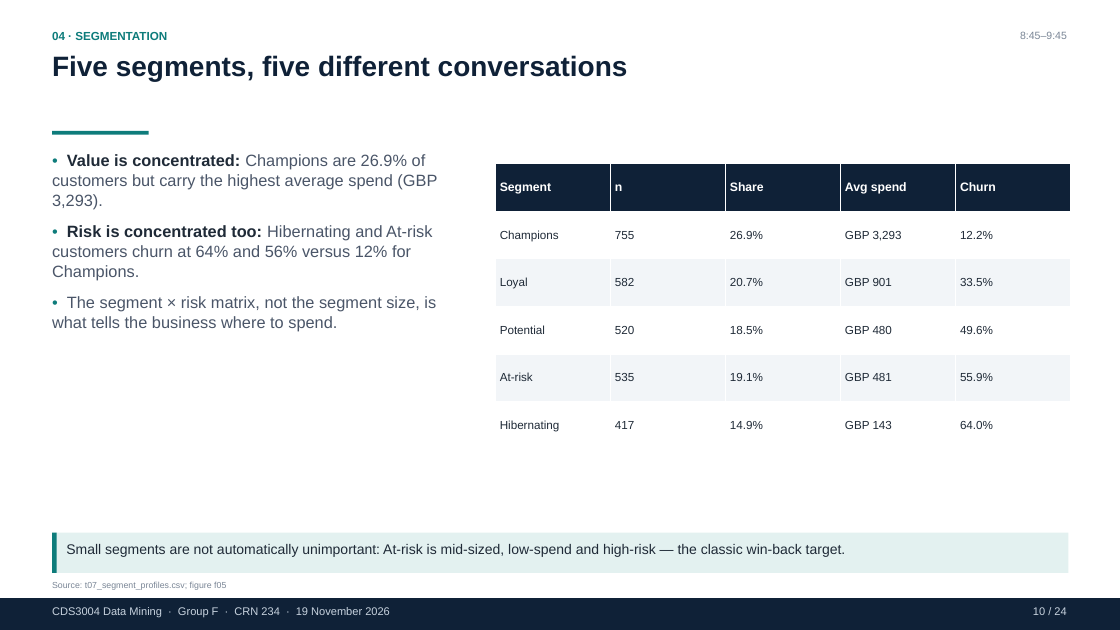
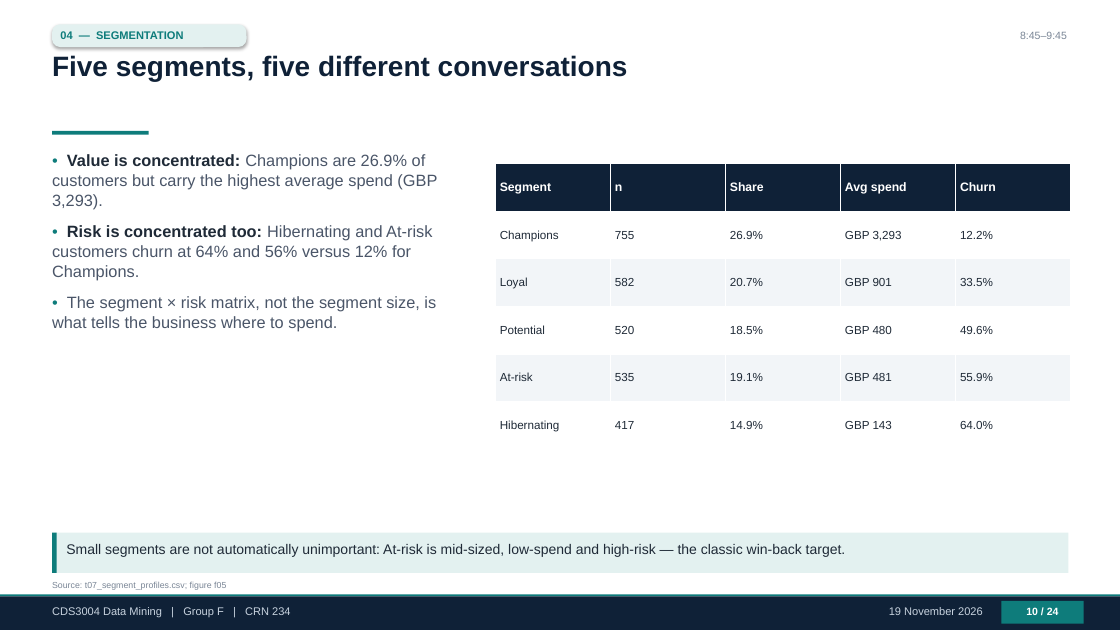
Before and after one commit to AaaaaronLIN/CDS3004_online_retail, a slide deck: slide 10 of presentation/CDS3004_GroupF_CRN234_Slides.pptx. Drawn at 1120x630 pixels with LibreOffice and Linux fonts; fonts in the diff are those of the drawing. Boxes give left, top, right and bottom in pixels: in the first picture for what was removed or moved away, otherwise in the second. Text is boxed around its words. In the diff, an @@ line names an element or a change of style, - is before the commit and + after.

Commit message:
style(deck): clean footer separators and add section chips

```diff
--- a/presentation/CDS3004_GroupF_CRN234_Slides.pptx
+++ b/presentation/CDS3004_GroupF_CRN234_Slides.pptx
@@ rounded rectangle added at [52,24,246,47], fill #E3F1F0 @@
@@ text at [60,31,183,39]: text changed; size 10 to 9.5 pt @@
-04 · SEGMENTATION
+04 — SEGMENTATION
@@ rectangle added at [0,595,1120,597], fill #0E7C7B @@
@@ text at [52,607,290,617]: text changed @@
-CDS3004 Data Mining · Group F · CRN 234 · 19 November 2026
+CDS3004 Data Mining | Group F | CRN 234
@@ text added at [889,607,983,615], 9.5 pt, text #C7D2DE @@
+19 November 2026
@@ text "10 / 24": place and size @@
-text "10 / 24" at [1033,607,1066,615]
+text "10 / 24" at [1026,607,1059,615]
@@ text "10 / 24" at [1026,607,1059,615]: size 9.5 to 9 pt, text colour #C7D2DE to #FFFFFF, bold on; alignment right to centre @@
@@ rectangle added at [1002,602,1084,624], fill #0E7C7B @@
```
Also in this commit, not shown: 23 other slides changed, 1 other file.
